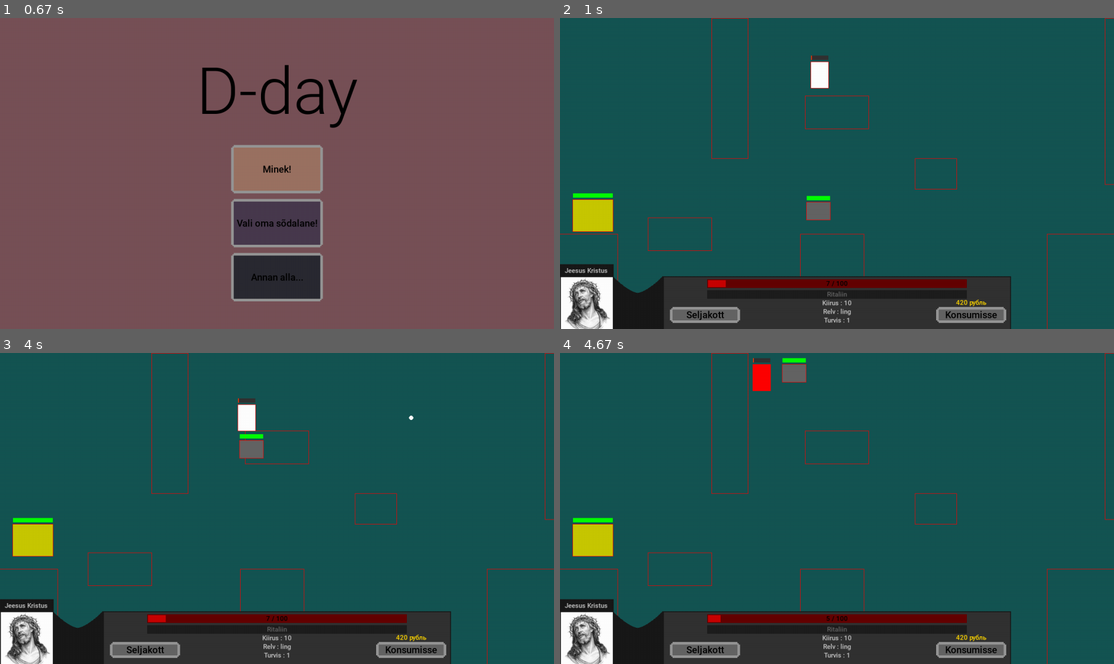
Above: before the commit, frames 1-4 (two rows, left to right).
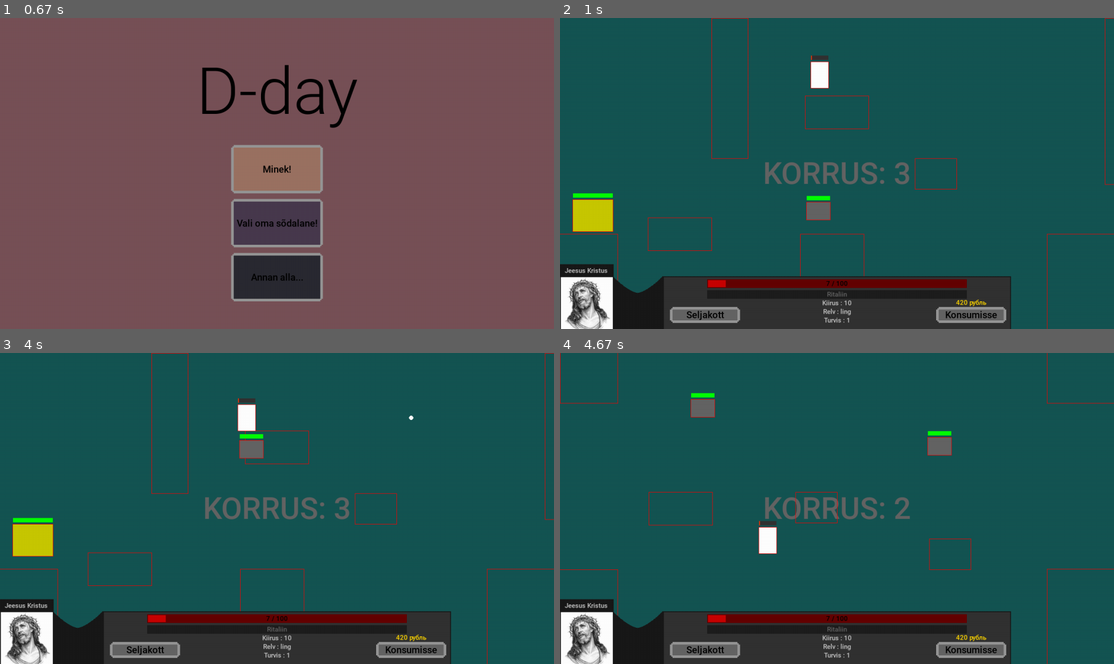
Above: after the commit, the same moments.

Repository: KarupoegPuhh/2020-projekt
Game: pygame game, started from MAIN.py
Two runs of this game, one before a commit and one after it. Both use one fixed random seed, a clock stepped at 60 frames per second and the inputs below.
Inputs (mouse positions are in pixels of both pictures, inside the frame that each line leads up to):
- Up to frame 1 (0.67 s): no input
- Up to frame 2 (1 s): click (814, 185) at 0.88 s
- Up to frame 3 (4 s): tap Space at 1.17 s; click "Seljakott" at 1.55 s; click "Ling" at 1.88 s; hold Right 2.17-2.63 s; click "Seljakott" at 2.72 s; click "Jätkan!" at 3.62 s; hold Left from 3.9 s (still down)
- Up to frame 4 (4.67 s): release Left at 4.3 s; click "Kiirus : 10" at 4.38 s

Frame 1 is identical in both runs. In frame 2, 0.8% of the frame differs, in the area x 37-63%, y 46-54%; in frame 3, 0.8%; in frame 4, 4.3%, in the area x 0-100%, y 0-87%.

Commit message:
näitab korrust, veel fixe, hetkel vastastele immuunne testimiseks (Tom.põrkub välja commentitud)

Diff:
--- a/maailm.py
+++ b/maailm.py
@@ -238,6 +238,9 @@
         #    aken.blit(bg[screen_y][screen],(0,0))
         #except:
         #    aken.blit(nobg,(0,0))
+        textSurf, textRect = text_objects("KORRUS: "+str(screen_y),mediumText,(100,100,100))
+        textRect.center = (laius/2,kõrgus/2)
+        aken.blit(textSurf, textRect)
 
         for prr in põrandad:
             prr.draw()
@@ -572,8 +575,8 @@
         #print(Tom.vh, Tom.põrandal, Tom.laes, Tom.kb, Tom.kontr, Tom.velx, Tom.vely, Tom.x)
 
         #TOM SAAB PIHTA
-        for kuri in vastased:
-            Tom.põrkub(kuri, dt)
+        #for kuri in vastased:
+        #    Tom.põrkub(kuri, dt)
 
         #vaheta screeni paremale
         if Tom.x+(Tom.laius/2) > laius:
@@ -665,6 +668,8 @@
             Tom.vel_debuff -= 1
             if Tom.vel_debuff == 0:
                 Tom.vel *= -1
+        else:
+            Tom.vel_debuff = 0
 
         võit()
         if not Tom.elus and Tom.kontr:
